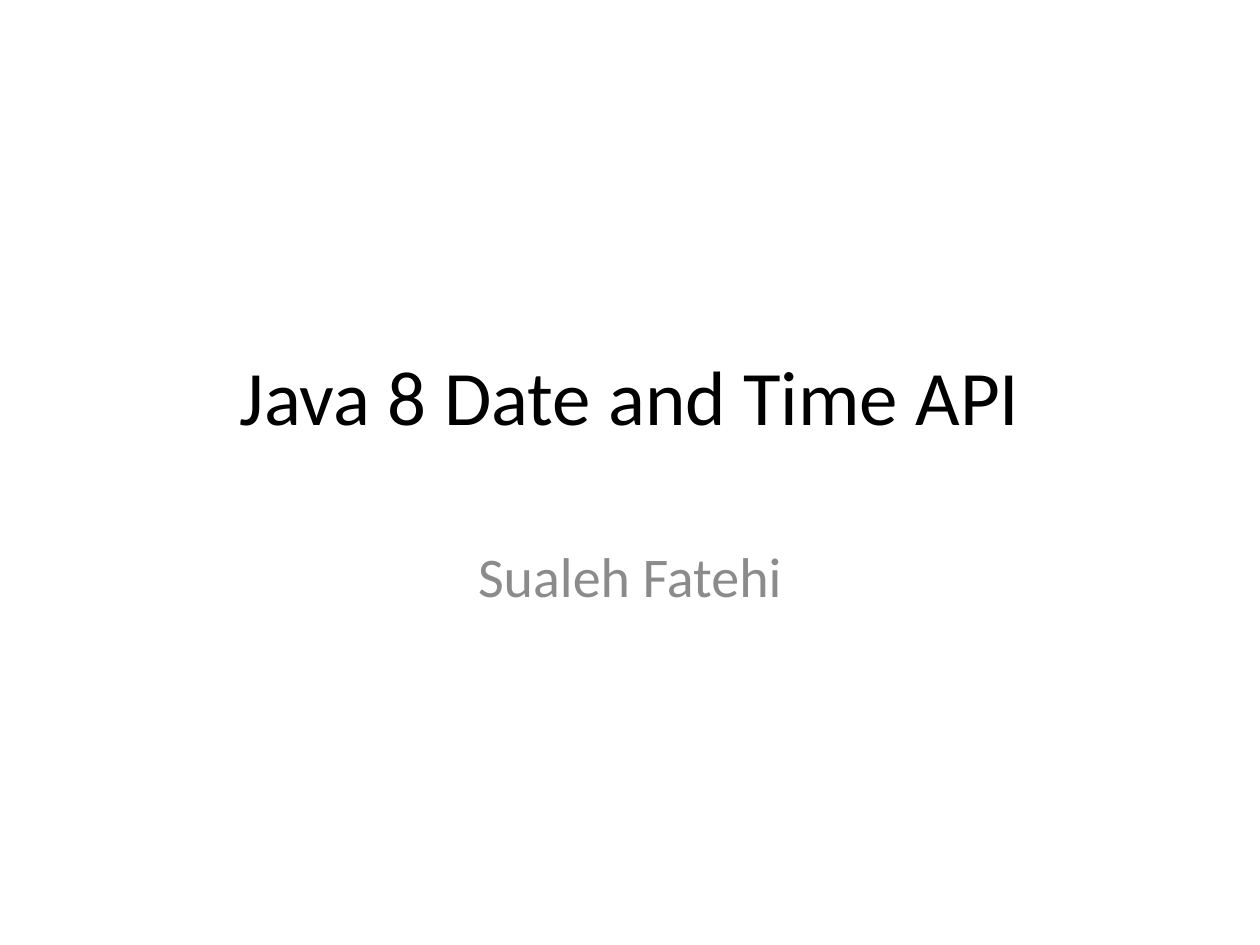
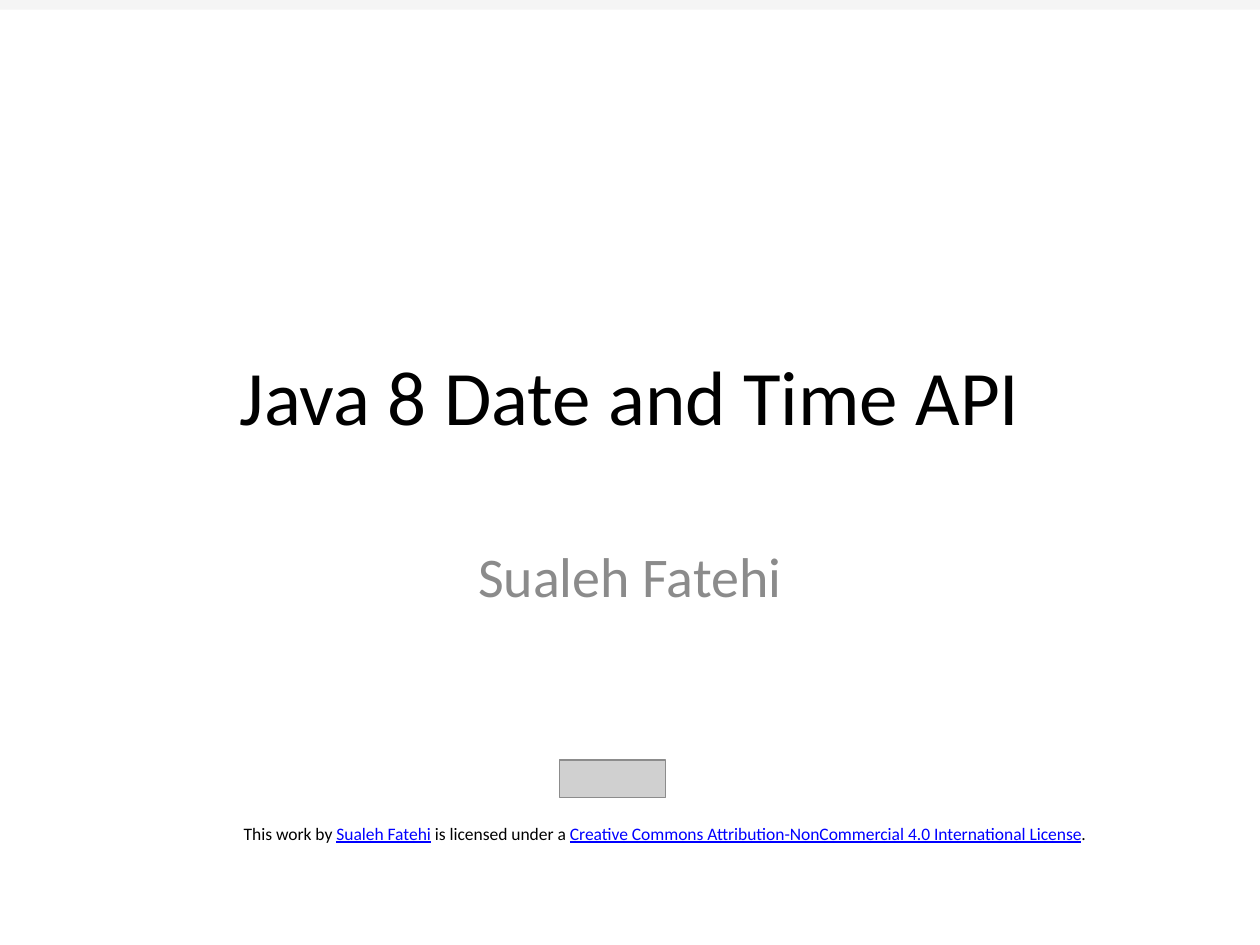
Before and after one commit to sualeh/make-a-date, a slide deck: slide 1 of Java 8 Date and Time API.pptx. Drawn at 1260x945 pixels with LibreOffice and Linux fonts; fonts in the diff are those of the drawing; grey boxes stand for pictures. Boxes give left, top, right and bottom in pixels: in the first picture for what was removed or moved away, otherwise in the second. Text is boxed around its words. In the diff, an @@ line names an element or a change of style, - is before the commit and + after.

```diff
--- a/Java 8 Date and Time API.pptx
+++ b/Java 8 Date and Time API.pptx
@@ picture added at (559, 760, 665, 798) @@
@@ text added at (244, 828, 1086, 843), 10 pt, text #0000FF, underline @@
+This work by Sualeh Fatehi is licensed under a Creative Commons Attribution-NonCommercial 4.0 International License.
```
Also in this commit, not shown: 2 other slides changed, 6 other files.
